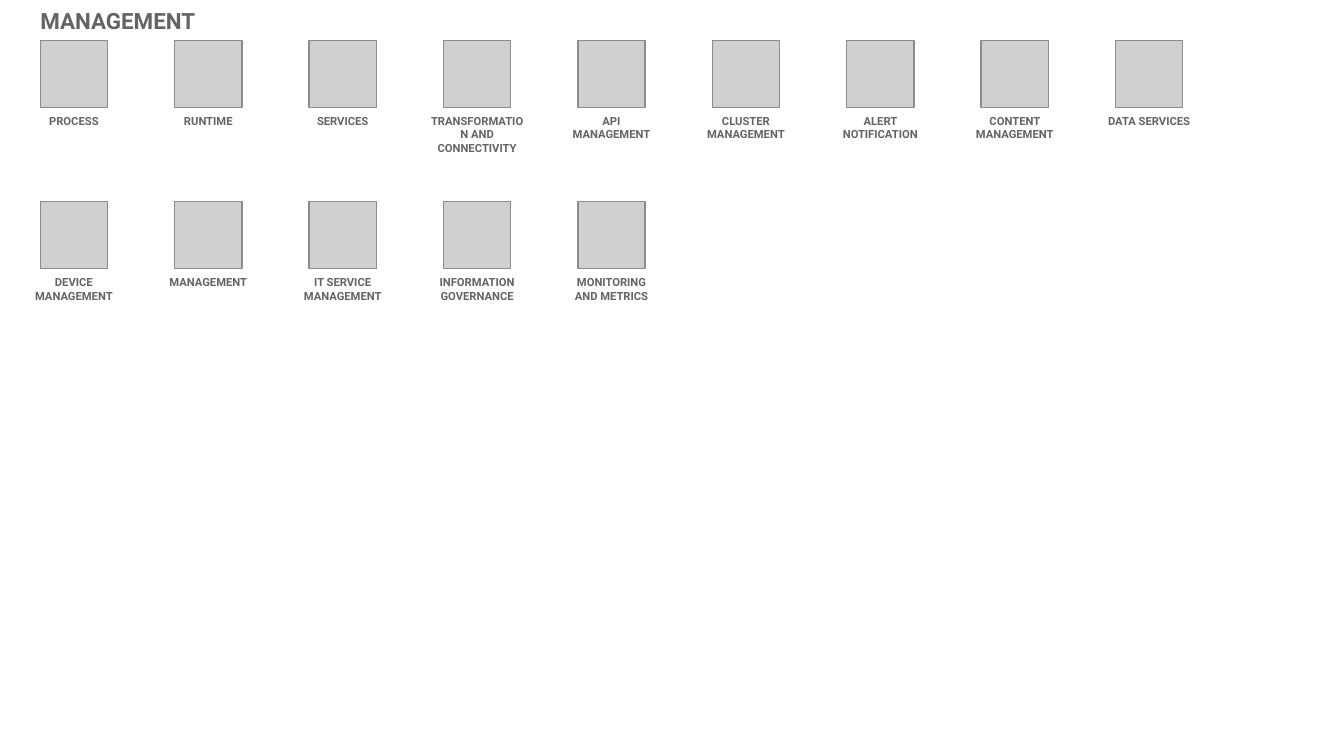
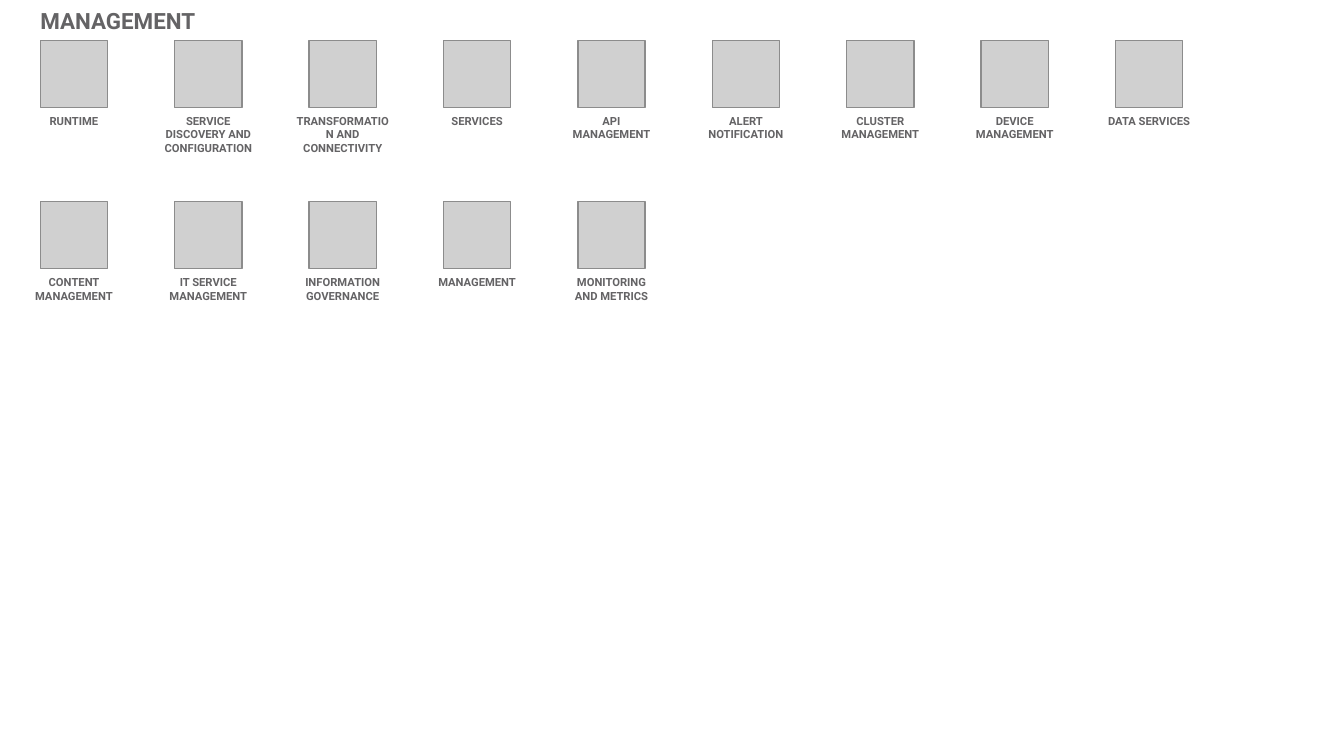
Before and after one commit to l2fprod/myarchitecture, a slide deck: slide 19 of mycatalog-architecture-diagram-template.pptx. Drawn at 1344x756 pixels with LibreOffice and Linux fonts; fonts in the diff are those of the drawing; grey boxes stand for pictures. Boxes give left, top, right and bottom in pixels: in the first picture for what was removed or moved away, otherwise in the second. Text is boxed around its words. In the diff, an @@ line names an element or a change of style, - is before the commit and + after.

```diff
--- a/mycatalog-architecture-diagram-template.pptx
+++ b/mycatalog-architecture-diagram-template.pptx
@@ text removed at <box>49,117,99,125</box> @@
-PROCESS
@@ text added at <box>165,117,252,152</box>, 6 pt, text #646365, bold @@
+SERVICE DISCOVERY AND CONFIGURATION
@@ text "SERVICES": place and size @@
-text "SERVICES" at <box>317,117,368,125</box>
+text "SERVICES" at <box>451,117,502,125</box>
@@ text "CLUSTER MANAGEMENT": place and size @@
-text "CLUSTER MANAGEMENT" at <box>707,117,785,138</box>
+text "CLUSTER MANAGEMENT" at <box>841,117,919,138</box>
@@ text at <box>976,117,1054,138</box>: text changed @@
-CONTENT MANAGEMENT
+DEVICE MANAGEMENT
@@ text at <box>35,278,113,300</box>: text changed @@
-DEVICE MANAGEMENT
+CONTENT MANAGEMENT
@@ text at <box>169,278,247,300</box>: text changed @@
-MANAGEMENT
+IT SERVICE MANAGEMENT
@@ 4 texts: place and size @@
-4 texts at <box>184,117,918,300</box>
+4 texts at <box>50,117,783,300</box>
@@ text at <box>438,278,516,286</box>: text changed @@
-IT SERVICE MANAGEMENT
+MANAGEMENT
```
Also in this commit, not shown: 18 other slides changed, 1 slide added, 1 slide removed.
